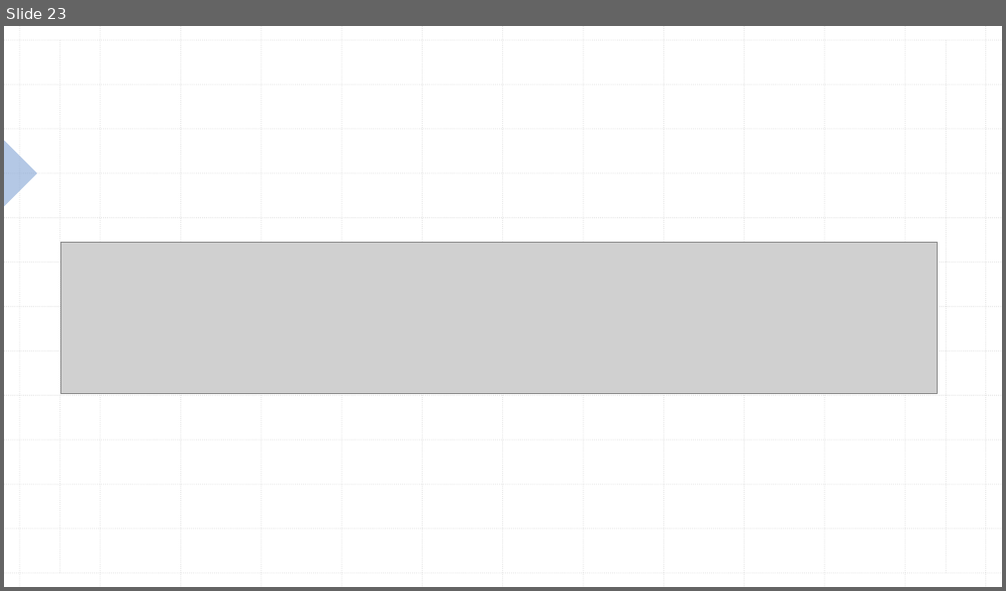
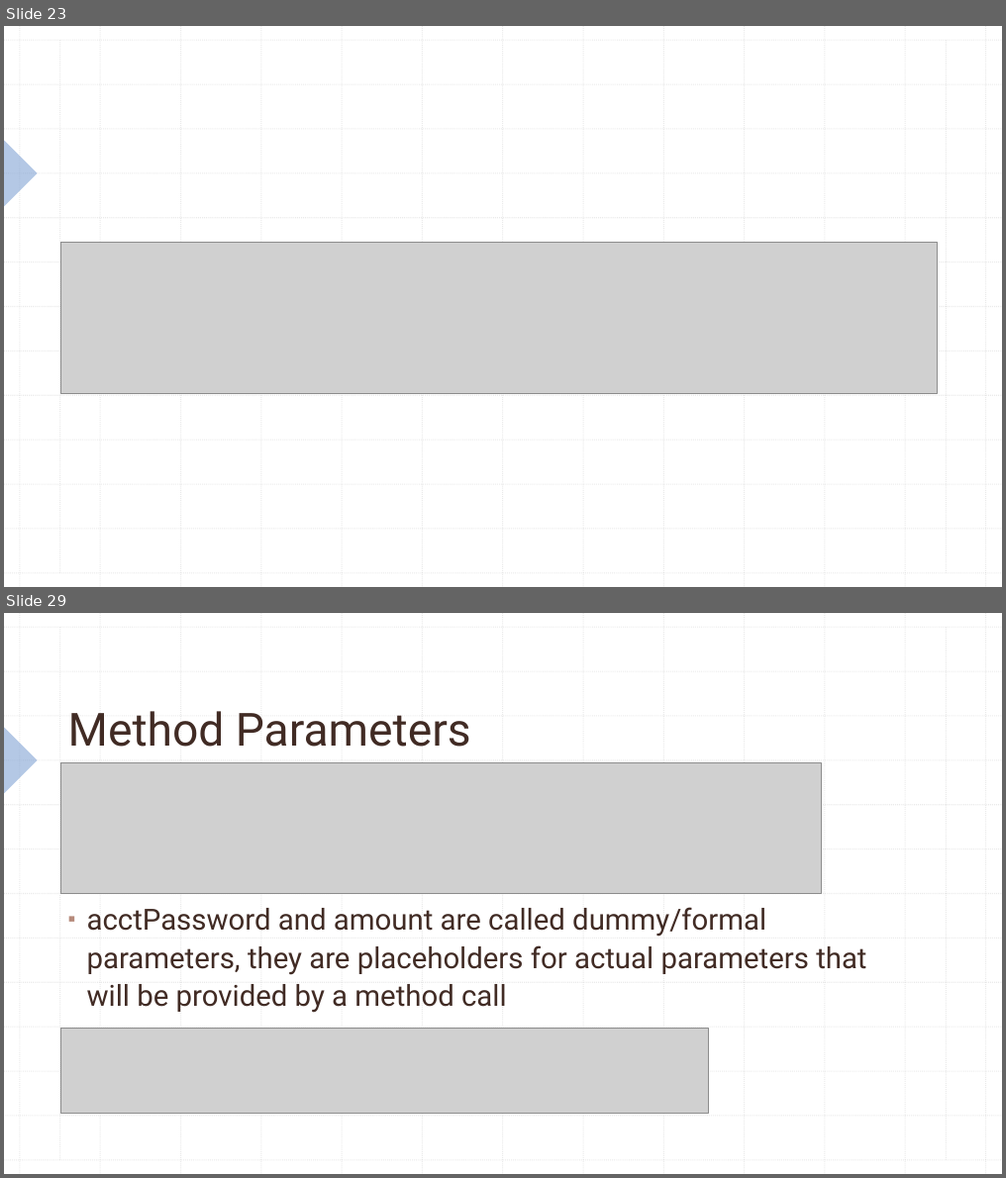
Before and after one commit to KarinaSang/Teaching, a slide deck: AP Java/Week3/Week3.pptx. Shown one above the other, each under a label of ours: slide 23 before the commit, slides 23 and 29 after it; the slides between them are not shown. The pictures are 1006x591 and 1006x1178 pixels, drawn with LibreOffice and Linux fonts; fonts in the diff are those of the drawing; grey boxes stand for pictures. Boxes give left, top, right and bottom in pixels: in the first picture for what was removed or moved away, otherwise in the second. Text is boxed around its words. In the diff, an @@ line names an element or a change of style, - is before the commit and + after.

```diff
--- a/AP Java/Week3/Week3.pptx
+++ b/AP Java/Week3/Week3.pptx
@@ slide 29 added at box(4, 613, 1002, 1174), background #FFFFFF; not listed: 29 template elements that a slide beside it also shows @@
@@ title added at box(68, 711, 471, 747), 44 pt, text #412B24 @@
+Method Parameters
@@ picture added at box(60, 762, 822, 894) @@
@@ text added at box(87, 907, 866, 1013), 28 pt, text #412B24 @@
+▪ acctPassword and amount are called dummy/formal parameters, they are placeholders for actual parameters that will be provided by a method call
@@ picture added at box(60, 1029, 709, 1114) @@
```
Also in this commit, not shown: 24 other slides added, 8 slides removed, 11 other files.
